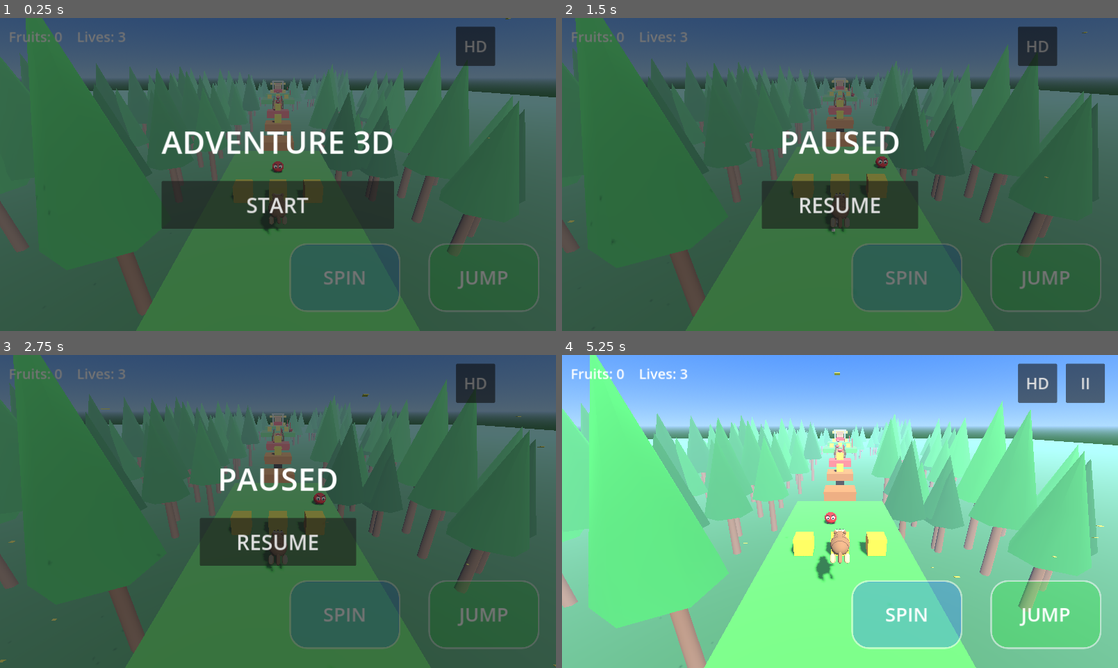
Above: before the commit, frames 1-4 (two rows, left to right).
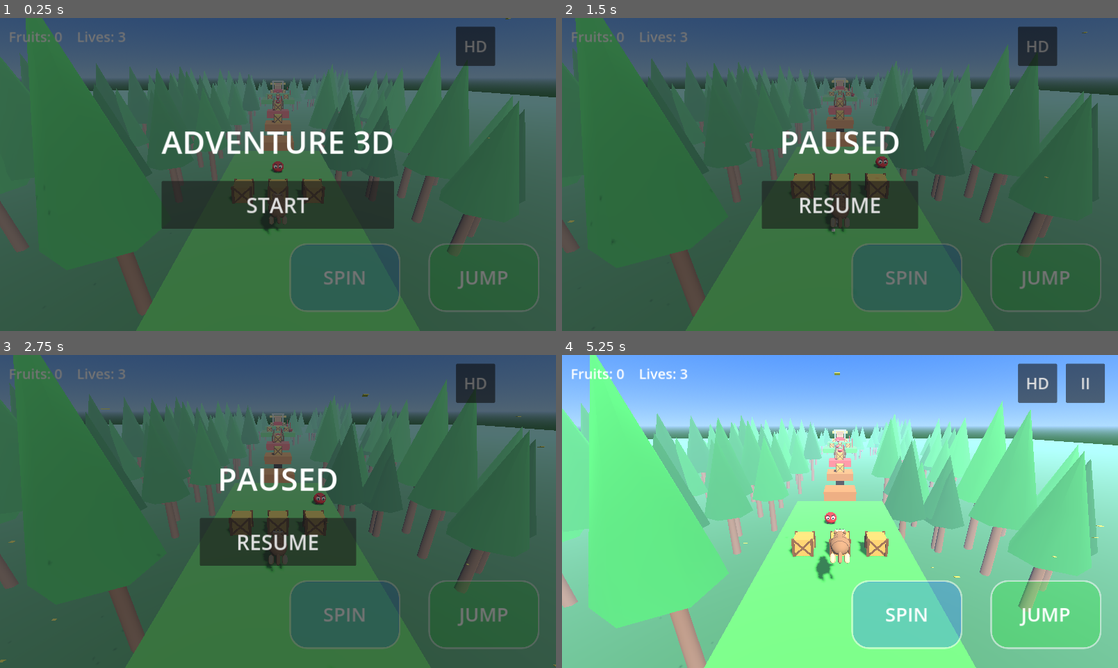
Above: after the commit, the same moments.

Repository: ksomealmlk-create/Adventure3D
Game: Godot game, scene res://main.tscn
The game is run twice, just before and just after one commit, with the same random seed, the same clock (stepped at 60 frames per second) and the same inputs.
Inputs:
- Up to frame 1 (0.25 s): no input
- Up to frame 2 (1.5 s): click "START" at 0.5 s; click "II" at 1.25 s
- Up to frame 3 (2.75 s): click "HD" at 2 s
- Up to frame 4 (5.25 s): click "RESUME" at 2.75 s; click "II" at 3.5 s; click "HD" at 4.25 s; click "RESUME" at 5 s

The runs differ from the first frame. In frame 1, 0.1% of the frame differs, in the area x 41-59%, y 23-60%; in frame 2, 0.1%; in frame 3, 0.1%; in frame 4, 0.6%, in the area x 40-59%, y 26-65%.

Commit message:
crate look

Diff:
--- a/main.gd
+++ b/main.gd
@@ -528,7 +528,7 @@
 	add_child(body)
 	return body
 
-func _crate(pos: Vector3) -> void:
+func _crate_old(pos: Vector3) -> void:
 	var c := _box(pos, Vector3(1, 1, 1), Color(0.9, 0.7, 0.2))
 	crates.append(c)
 
@@ -760,3 +760,17 @@
 	en.set_meta("axis", axis)
 	add_child(en)
 	enemies.append(en)
+
+func _crate(pos: Vector3) -> void:
+	var c := _box(pos, Vector3(1, 1, 1), Color(0.8, 0.55, 0.25))
+	var dark := Color(0.4, 0.25, 0.1)
+	for sx in [-0.5, 0.5]:
+		for sz in [-0.5, 0.5]:
+			c.add_child(_mesh(Vector3(0.14, 1.04, 0.14), dark, Vector3(sx, 0, sz)))
+	var p1 := _mesh(Vector3(1.25, 0.1, 0.04), dark, Vector3(0, 0, 0.51))
+	p1.rotation.z = 0.785
+	c.add_child(p1)
+	var p2 := _mesh(Vector3(1.25, 0.1, 0.04), dark, Vector3(0, 0, 0.51))
+	p2.rotation.z = -0.785
+	c.add_child(p2)
+	crates.append(c)
